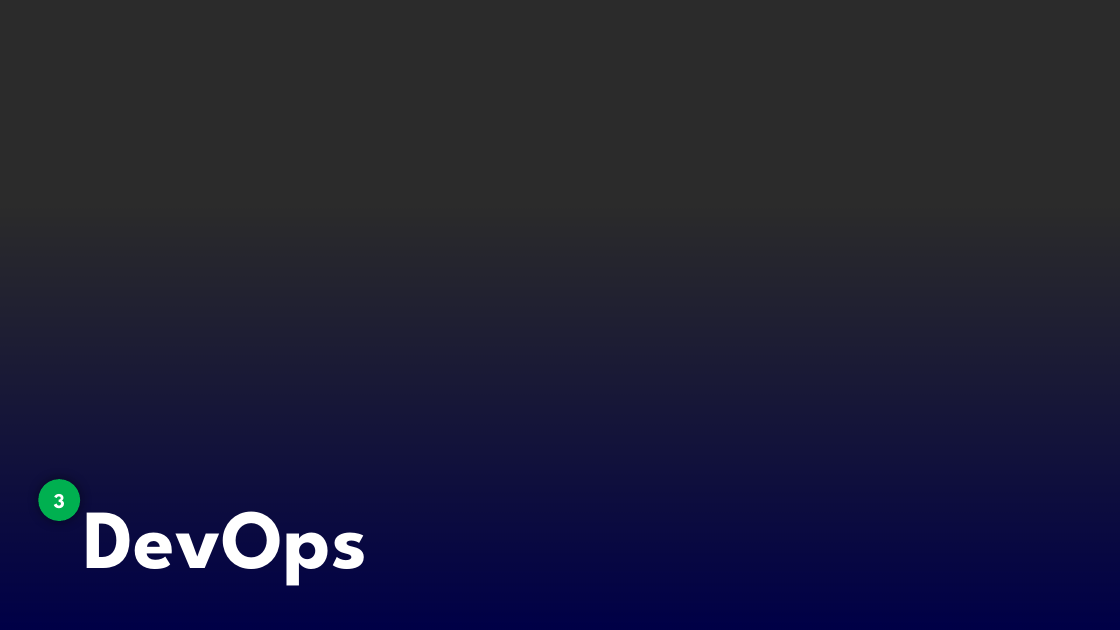
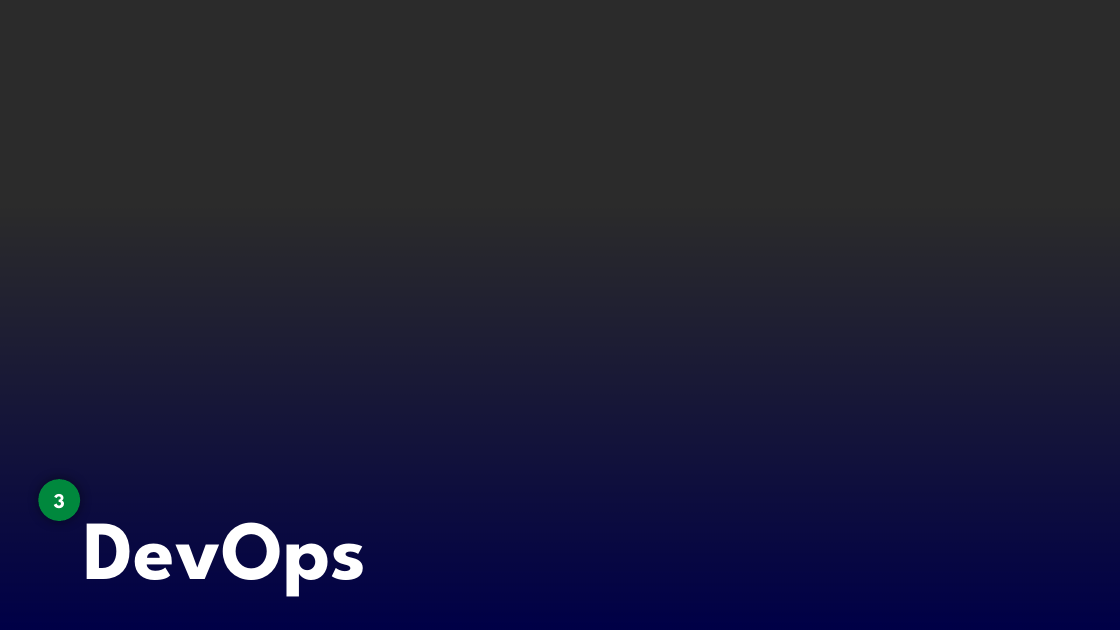
Before and after one commit to dto-btn/reading-material, a slide deck: slide 10 of presentations/digital-hour-cloud-automation.pptx. Drawn at 1120x630 pixels with LibreOffice and Linux fonts; fonts in the diff are those of the drawing; background and template pictures are left out; a plain dark background stands for a picture behind light text. Boxes give left, top, right and bottom in pixels: in the first picture for what was removed or moved away, otherwise in the second. Text is boxed around its words. In the diff, an @@ line names an element or a change of style, - is before the commit and + after.

```diff
--- a/presentations/digital-hour-cloud-automation.pptx
+++ b/presentations/digital-hour-cloud-automation.pptx
@@ ellipse "3" at <box>39,479,81,521</box>: fill #00B050 to #00883D @@
@@ title "DevOps": place and size @@
-title "DevOps" at <box>83,511,367,586</box>
+title "DevOps" at <box>83,522,367,597</box>
```
Also in this commit, not shown: 5 other slides changed.
